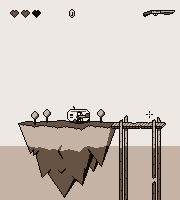
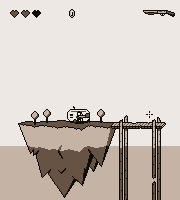
Layer changes from the first 180 × 200 image to the second:
painted on "New Layer" over (x1=143, y1=10, x2=175, y2=17)
